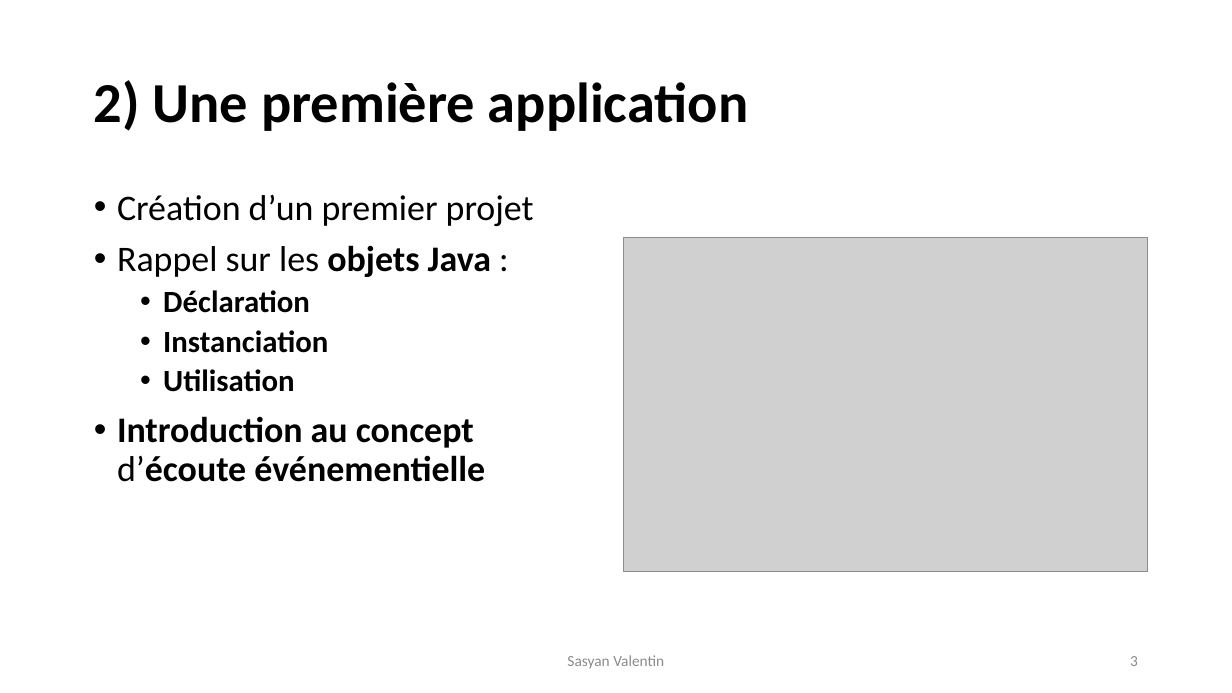
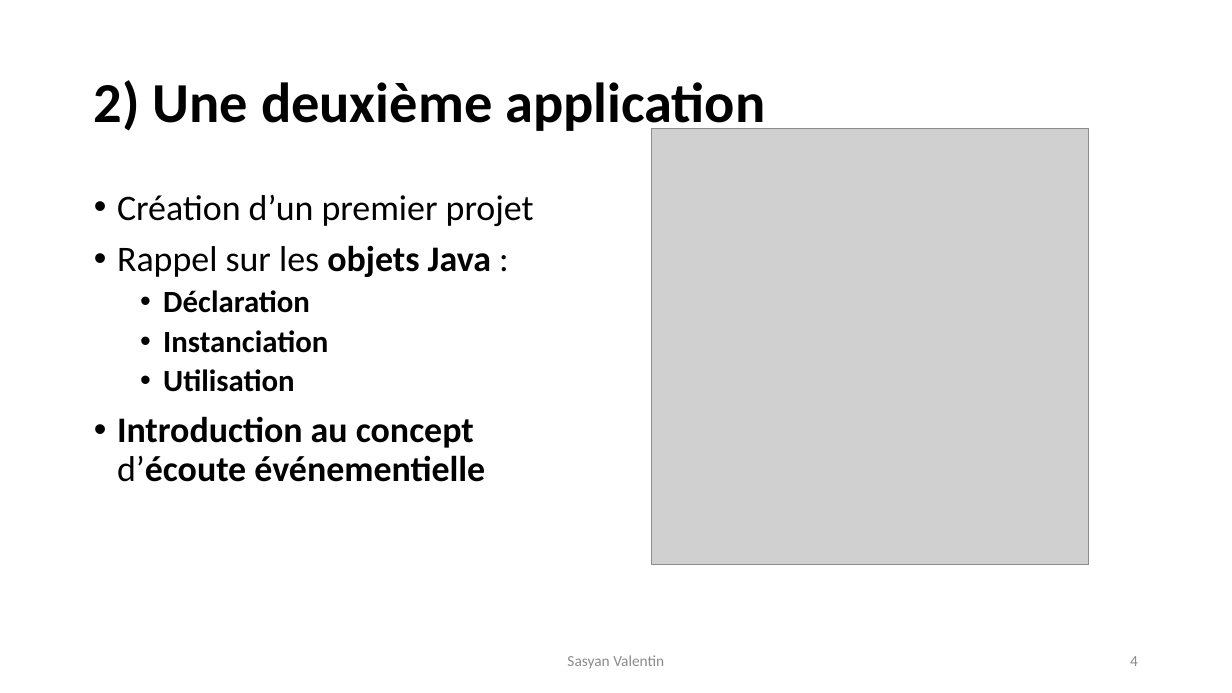
Before and after one commit to VSasyan/AndroidENSG, a slide deck: slide 4 of plan_du_cours.pptx (slide 3 before the commit). Drawn at 1232x693 pixels with LibreOffice and Linux fonts; fonts in the diff are those of the drawing; grey boxes stand for pictures. Boxes give left, top, right and bottom in pixels: in the first picture for what was removed or moved away, otherwise in the second. Text is boxed around its words. In the diff, an @@ line names an element or a change of style, - is before the commit and + after.

```diff
--- a/plan_du_cours.pptx
+++ b/plan_du_cours.pptx
@@ title at [94, 80, 765, 135]: text changed @@
-2) Une première application
+2) Une deuxième application
@@ picture: place and size @@
-picture at [624, 238, 1148, 571]
+picture at [652, 128, 1088, 565]
@@ page number at [1130, 656, 1138, 666]: text changed @@
-3
+4
```
Also in this commit, not shown: 5 other slides changed, 1 slide added, 16 other files.
